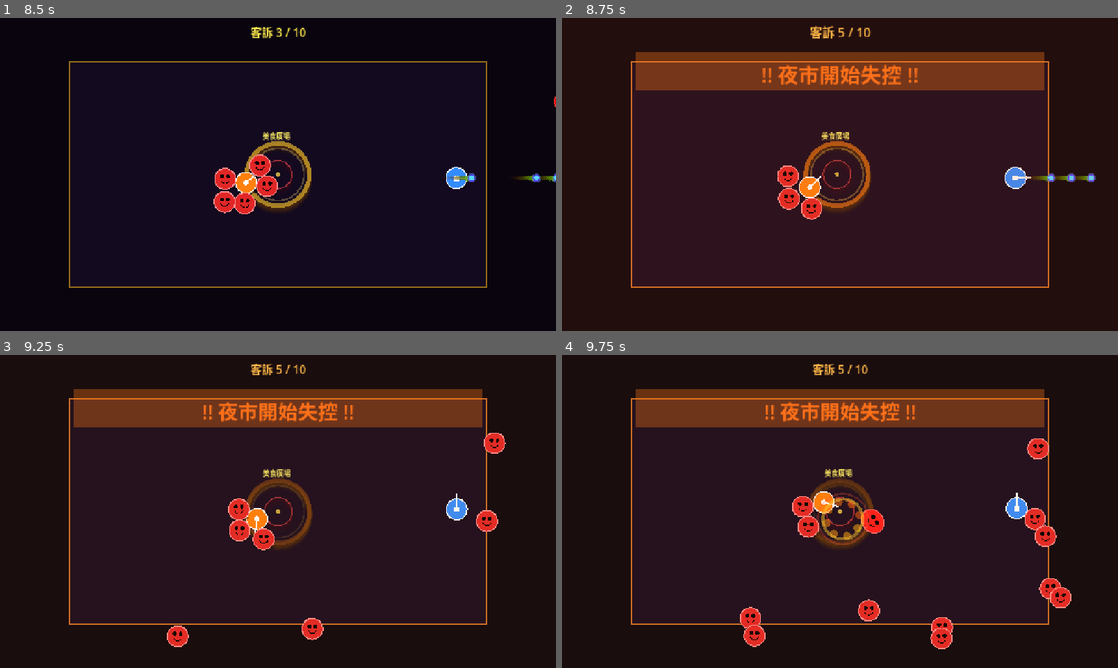
Above: before the commit, frames 1-4 (two rows, left to right).
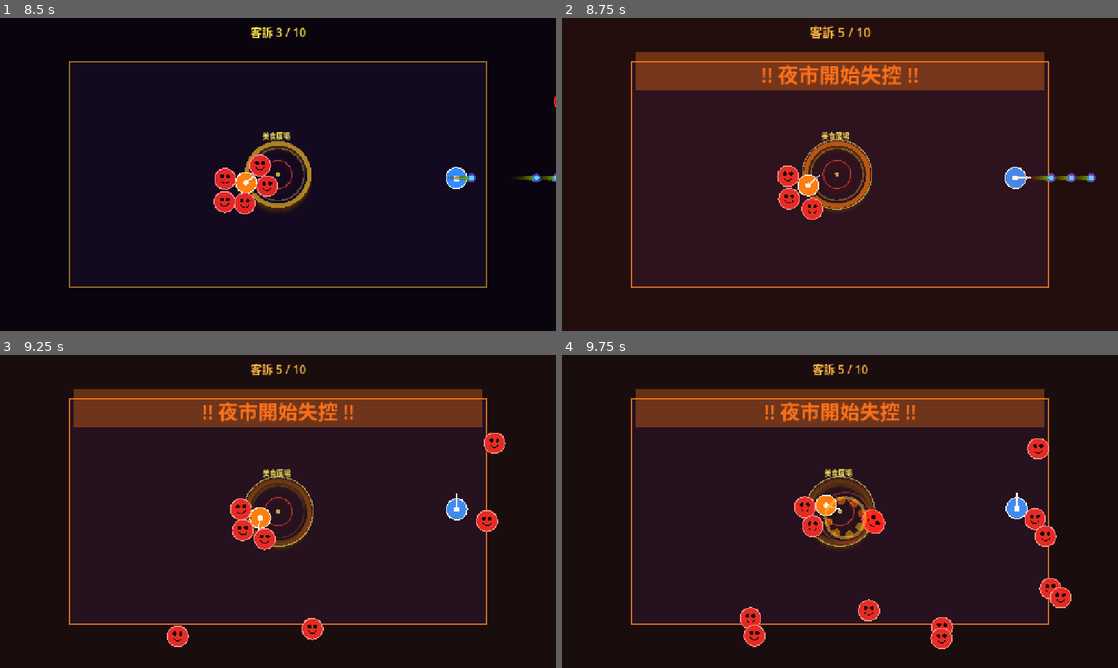
Above: after the commit, the same moments.

Repository: WatsonChen/chaotic-night-market-v2
Game: Godot game, scene res://scenes/main.tscn
Two runs of this game, one before a commit and one after it. Both use one fixed random seed, a clock stepped at 60 frames per second and the inputs below.
Inputs (mouse positions are in pixels of both pictures, inside the frame that each line leads up to):
- Up to frame 1 (8.5 s): tap Enter at 0.5 s; move the mouse to (400, 158) at 0.52 s; press the mouse at (400, 158) at 0.53 s; hold D (p1_right) 0.53-1.28 s; move the mouse to (166, 190) at 1.27 s; release the mouse at (166, 190) at 1.28 s; hold S (p1_down) 1.28-2.03 s; tap K (p2_down) at 1.35, 5.85 s; move the mouse to (333, 105) at 2.02 s; hold D (p1_right) 2.03-2.78 s; hold J (p2_left) 2.03-2.78 s; move the mouse to (250, 237) at 2.77 s; hold W (p1_up) 2.78-3.53 s; tap L (p2_right) at 2.85, 7.35 s; move the mouse to (444, 221) at 3.52 s; hold Space (p2_shoot) 3.53-4.28 s; hold A (p1_left) 3.53-5.03 s; move the mouse to (111, 127) at 4.27 s; tap I (p2_up) at 4.35 s; move the mouse to (305, 174) at 5.02 s; press the mouse at (305, 174) at 5.03 s; hold S (p1_down) 5.03-5.78 s; move the mouse to (194, 96) at 5.77 s; release the mouse at (194, 96) at 5.78 s; hold D (p1_right) 5.78-6.53 s; move the mouse to (400, 158) at 6.52 s; hold W (p1_up) 6.53-7.28 s; hold J (p2_left) 6.53-7.28 s; move the mouse to (166, 190) at 7.27 s; hold D (p1_right) 7.28-8.03 s; move the mouse to (333, 105) at 8.02 s; hold S (p1_down) from 8.03 s (still down); hold Space (p2_shoot) from 8.03 s (still down)
- Up to frame 2 (8.75 s): keep holding S (p1_down); keep holding Space (p2_shoot)
- Up to frame 3 (9.25 s): move the mouse to (250, 574) at 8.77 s; release S (p1_down) at 8.78 s; release Space (p2_shoot) at 8.78 s; hold A (p1_left) from 8.78 s (still down); tap I (p2_up) at 8.85 s
- Up to frame 4 (9.75 s): move the mouse to (1006, 558) at 9.52 s; release A (p1_left) at 9.53 s; press the mouse at (1006, 558) at 9.53 s; hold W (p1_up) from 9.53 s (still down)

Frame 1 is identical in both runs. In frame 2, 0.3% of the frame differs, in the area x 38-56%, y 38-65%; in frame 3, 0.6%; in frame 4, 1.1%, in the area x 41-59%, y 38-62%.

Commit message:
加入中央壓力區，破壞站中間射擊的策略
【player.gd】
- 新增 @export_group("Pressure Zone")：5 個 export var
  zone_radius=80, zone_slow_threshold=5, zone_push_threshold=8,
  zone_slow_factor=0.50, zone_push_force=150
- 新增 zone_complaint_count（由 main.gd 每幀推入）
- _physics_process：在中央 80px 範圍內：
  客訴 5–7：主動移動速度 × 0.5（knockback 不受影響）
  客訴 8+：改為持續向外推 150px/s（取代減速）

【food_court.gd】
- 新增 @export_group("Pressure Zone Visual")：7 個 export var
- _draw() 末尾加壓力圈：
  客訴 5–7：淡黃色靜態圈（zone_ring_radius=80）
  客訴 8+：紅色閃爍圈 + 內側薄填充

【main.gd】
- _sync_tension_feedback()：每幀把 complaint_count
  推給所有 "players" 群組成員（zone_complaint_count）

Co-Authored-By: Claude Sonnet 4.6 <noreply@anthropic.com>

Diff:
--- a/scripts/food_court.gd
+++ b/scripts/food_court.gd
@@ -8,6 +8,15 @@
 @export_group("Depth")
 @export var depth_layers: int = 6
 @export var depth_step: float = 2.5
+
+@export_group("Pressure Zone Visual")
+@export var zone_ring_radius      : float = 80.0              # ← 需與 player.gd zone_radius 一致
+@export var zone_ring_width       : float = 3.0               # ← 光圈線寬（px）
+@export var zone_slow_threshold   : int   = 5                 # ← 顯示淡黃圈的客訴門檻
+@export var zone_push_threshold   : int   = 8                 # ← 改為紅色閃爍的客訴門檻
+@export var zone_slow_color       : Color = Color(1.0, 0.95, 0.45, 0.55)  # 淡黃
+@export var zone_push_color       : Color = Color(1.0, 0.18, 0.12, 0.90)  # 紅
+@export var zone_ring_flash_speed : float = 5.5               # ← 紅圈閃爍頻率（Hz）
 
 @export_group("Danger Feedback")
 @export var danger_fill_alpha: float = 0.26
@@ -137,3 +146,22 @@
 			16,
 			Color(1.0, 0.95, 0.4)
 		)
+
+	# ── 中央壓力區光圈 ────────────────────────────────
+	# 在食廣場外圍畫一圈提示圈，明確標示壓力邊界
+	if complaint_count >= zone_slow_threshold:
+		if complaint_count >= zone_push_threshold:
+			# 紅色閃爍圈（高壓：向外推力階段）
+			var flash = 0.5 + 0.5 * sin(_time * zone_ring_flash_speed)
+			var ring_alpha = zone_push_color.a * (0.55 + flash * 0.45)
+			draw_arc(Vector2.ZERO, zone_ring_radius, 0.0, TAU, 80,
+				Color(zone_push_color.r, zone_push_color.g, zone_push_color.b, ring_alpha),
+				zone_ring_width)
+			# 內側薄填充讓範圍更易讀
+			draw_arc(Vector2.ZERO, zone_ring_radius - 5.0, 0.0, TAU, 80,
+				Color(zone_push_color.r, zone_push_color.g, zone_push_color.b, ring_alpha * 0.25),
+				4.0)
+		else:
+			# 淡黃色靜態圈（中壓：減速階段）
+			draw_arc(Vector2.ZERO, zone_ring_radius, 0.0, TAU, 80,
+				zone_slow_color, zone_ring_width)
--- a/scripts/main.gd
+++ b/scripts/main.gd
@@ -871,6 +871,10 @@
 	food_court.danger_threshold = stage3_threshold
 	food_court.spawn_pause_ratio = 0.0 if comeback_spawn_pause <= 0.0 else clamp(_spawn_pause_timer / comeback_spawn_pause, 0.0, 1.0)
 
+	# 中央壓力區：把最新客訴數推給所有玩家
+	for player in get_tree().get_nodes_in_group("players"):
+		player.zone_complaint_count = complaint_count
+
 
 func _on_restart_pressed() -> void:
 	Engine.time_scale = 1.0
--- a/scripts/player.gd
+++ b/scripts/player.gd
@@ -37,6 +37,7 @@
 const ARENA_Y_MAX = 620.0
 
 const PROJECTILE_SCENE = preload("res://scenes/projectile.tscn")
+const MAP_CENTER       = Vector2(640.0, 360.0)   # 需與 main.gd 一致
 
 # ── 角色專屬攻擊參數（在 _ready 中依 player_index 填入）
 # ┌──────────────────────────────────────────────────────┐
@@ -67,6 +68,17 @@
 #   敵人飛出速度  1000 / 500  = 2.0×   ← 符合設計目標
 #   友火擊退力   2200 / 850  = 2.6×   ← P2 burst×3 可追上
 #   子彈半徑     18.0 / 7.0  = 2.6×   ← P1 碰撞面積大
+
+# ── 中央壓力區（Pressure Zone）─────────────────────
+# 數值由 main.gd 透過 zone_complaint_count 更新
+@export_group("Pressure Zone")
+@export var zone_radius         : float = 80.0   # ← 壓力區半徑（px，需與 food_court 的視覺圈一致）
+@export var zone_slow_threshold : int   = 5      # ← 客訴達此數啟動減速
+@export var zone_push_threshold : int   = 8      # ← 客訴達此數改為向外推力
+@export var zone_slow_factor    : float = 0.50   # ← 減速倍率（0.5 = 降為一半速度）
+@export var zone_push_force     : float = 150.0  # ← 向外推力（px/s）
+
+var zone_complaint_count : int = 0   # 由 main.gd 每幀設定，不要手動改
 
 var shoot_cooldown   : float = 0.30
 var burst_count      : int   = 1      # =1 表示單發（P1 模式）
@@ -193,7 +205,24 @@
 	_knockback = _knockback.lerp(Vector2.ZERO, KNOCKBACK_DECAY * delta)
 	_push      = _push.lerp(Vector2.ZERO,      PUSH_DECAY      * delta)
 
-	velocity = dir * SPEED + _knockback + _push
+	# ── 中央壓力區效果 ────────────────────────────────
+	var zone_dist      = global_position.distance_to(MAP_CENTER)
+	var effective_speed = SPEED
+	if zone_dist < zone_radius:
+		if zone_complaint_count >= zone_push_threshold:
+			pass  # 推力在 velocity 算完後疊加
+		elif zone_complaint_count >= zone_slow_threshold:
+			effective_speed = SPEED * zone_slow_factor
+
+	velocity = dir * effective_speed + _knockback + _push
+
+	# 推力：在 zone 且達高壓階段，無論有無輸入都往外推
+	if zone_dist < zone_radius and zone_complaint_count >= zone_push_threshold:
+		var push_away = global_position - MAP_CENTER
+		if push_away.length_squared() < 0.01:
+			push_away = Vector2(randf_range(-1.0, 1.0), randf_range(-1.0, 1.0))
+		velocity += push_away.normalized() * zone_push_force
+
 	move_and_slide()
 
 	# ── 擊退中高速撞飛敵人（連鎖效果）──────────────────
